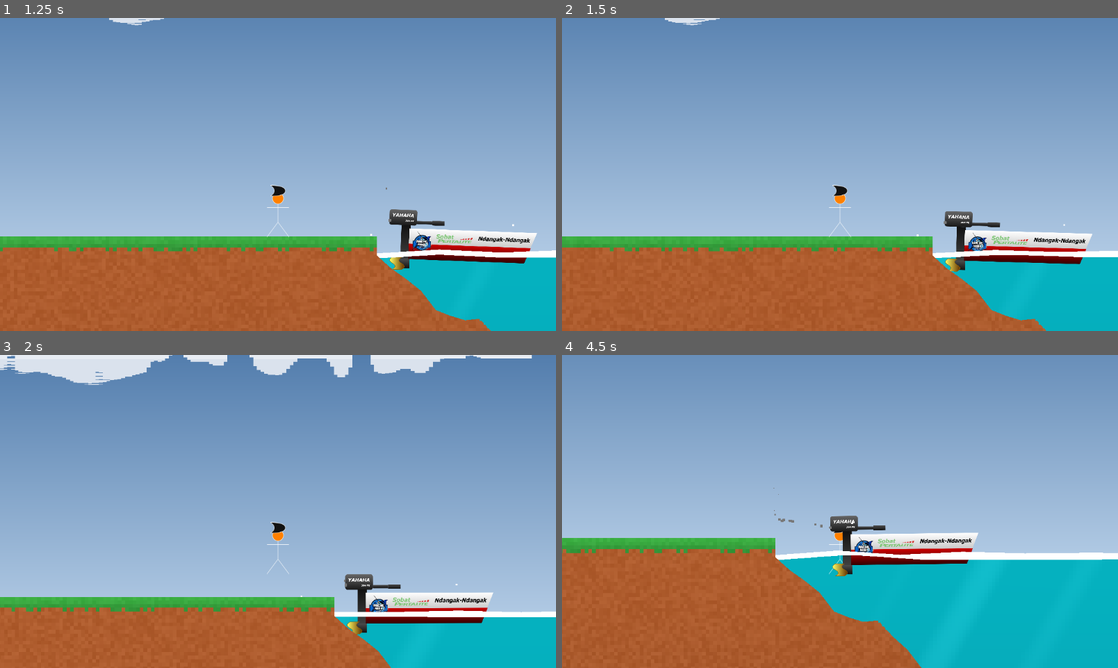
Above: before the commit, frames 1-4 (two rows, left to right).
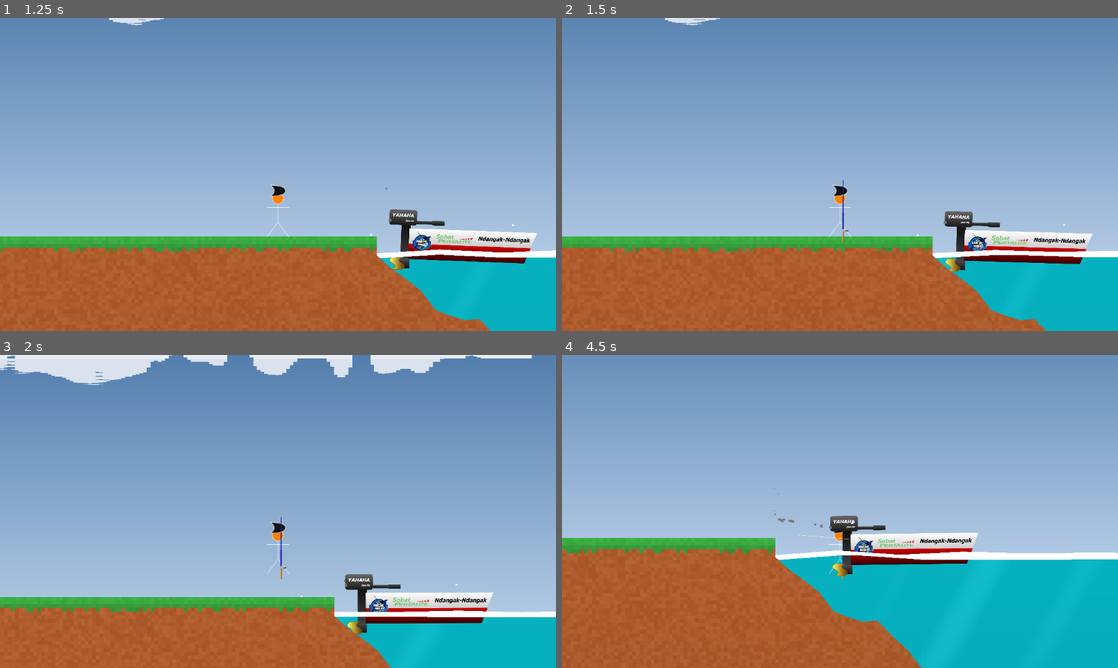
Above: after the commit, the same moments.

Repository: shitodcy/finding-sobron
Game: Godot game, scene res://scenes/main menu/main_menu.tscn
Same seed, same stepped clock (60 frames per second), same inputs: the game is played once before the commit and once after it. Sound files missing from this copy of the repository are replaced by a short silence.
Inputs:
- Up to frame 1 (1.25 s): click "Start Game" at 0.5 s
- Up to frame 2 (1.5 s): hold D (move_right) from 1.28 s (still down); hold Shift (cast, bound only after the commit) from 1.28 s (still down)
- Up to frame 3 (2 s): keep holding D (move_right); keep holding Shift (cast, bound only after the commit); tap Space (cast, bound only before the commit) at 1.55 s
- Up to frame 4 (4.5 s): release Shift (cast, bound only after the commit) at 2.03 s; tap Space (cast, bound only before the commit) at 2.1, 3.8 s; tap E (interact) at 2.3, 2.85 s; release D (move_right) at 2.78 s; hold A (move_left) 2.78-3.53 s; hold Shift (cast, bound only after the commit) 2.78-3.53 s; hold D (move_right) from 3.53 s (still down); tap Shift (cast, bound only after the commit) at 3.6 s; hold Space (cast, bound only before the commit) from 4.28 s (still down)

Frame 1 is identical in both runs. In frame 2, less than 0.1% of the frame differs, in the area x 50-52%, y 51-72%; in frame 3, less than 0.1%; in frame 4, 0.2%, in the area x 38-100%, y 44-100%.

Commit message:
menambahkan mekanisme cast

Diff:
--- a/project.godot
+++ b/project.godot
@@ -38,7 +38,7 @@
 }
 cast={
 "deadzone": 0.2,
-"events": [Object(InputEventKey,"resource_local_to_scene":fa …(140 unchanged characters)… d":false,"keycode":0,"physical_keycode":32,"key_label":0,"unicode":32,"location":0,"echo":false,"script":null)
+"events": [Object(InputEventKey,"resource_local_to_scene":fa …(140 unchanged characters)… d":false,"keycode":0,"physical_keycode":4194325,"key_label":0,"unicode":0,"location":0,"echo":false,"script":null)
 ]
 }
 jump={
--- a/scenes/gameplay/gameplay.tscn
+++ b/scenes/gameplay/gameplay.tscn
@@ -12,6 +12,7 @@
 [ext_resource type="Script" uid="uid://dkugl8gxu7jpv" path="res://scripts/ocean_mesh_foreground.gd" id="12_fgmesh"]
 [ext_resource type="Material" path="res://materials/sky_gradient.tres" id="13_sky"]
 [ext_resource type="PackedScene" uid="uid://ckjvgrj5x77bq" path="res://scenes/hud/hud.tscn" id="13_td3fc"]
+[ext_resource type="PackedScene" uid="uid://csjjt8ksjmhwp" path="res://scenes/lure/lure.tscn" id="14_216mg"]
 [ext_resource type="Material" path="res://materials/procedural_dirt.tres" id="14_dirt"]
 
 [sub_resource type="RectangleShape2D" id="RectangleShape2D_0owhc"]
@@ -148,6 +149,13 @@
 
 [node name="HUD" parent="." unique_id=692969924 instance=ExtResource("13_td3fc")]
 
+[node name="FishingLine" type="Line2D" parent="." unique_id=780133755]
+texture_filter = 1
+width = 1.0
+default_color = Color(0.9999996, 0.9855903, 0.79384863, 0.7411765)
+
+[node name="Lure" parent="." unique_id=1859527408 instance=ExtResource("14_216mg")]
+
 [connection signal="pressed" from="HUD/Control/PutarBalikButton" to="Boat" method="trigger_u_turn"]
 
 [editable path="HUD"]
--- a/scenes/lure/lure.tscn
+++ b/scenes/lure/lure.tscn
@@ -1,6 +1,8 @@
 [gd_scene format=3 uid="uid://csjjt8ksjmhwp"]
 
 [ext_resource type="Script" uid="uid://cc137ychgd4c7" path="res://scripts/lure.gd" id="1_pm8ng"]
+
+[sub_resource type="CapsuleShape2D" id="CapsuleShape2D_pm8ng"]
 
 [node name="Lure" type="Node2D" unique_id=1859527408]
 script = ExtResource("1_pm8ng")
@@ -10,3 +12,4 @@
 [node name="Area2D" type="Area2D" parent="." unique_id=938987730]
 
 [node name="CollisionShape2D" type="CollisionShape2D" parent="Area2D" unique_id=1056518502]
+shape = SubResource("CapsuleShape2D_pm8ng")
--- a/scenes/player/fisherman.tscn
+++ b/scenes/player/fisherman.tscn
@@ -2,6 +2,7 @@
 
 [ext_resource type="Texture2D" uid="uid://c3sa4kd86jx8j" path="res://assets/sprites/fisherman/fisherman-test.png" id="1_qi4p5"]
 [ext_resource type="Script" uid="uid://7ixit0isp5t5" path="res://scripts/fisherman.gd" id="1_s4xb6"]
+[ext_resource type="Texture2D" uid="uid://ccd3itndym82y" path="res://assets/sprites/fishing rod/fishing-rod-1-test.png" id="3_p01dp"]
 
 [sub_resource type="CapsuleShape2D" id="CapsuleShape2D_s4xb6"]
 radius = 27.0
@@ -19,3 +20,9 @@
 [node name="Camera2D" type="Camera2D" parent="." unique_id=149483639]
 position = Vector2(0, -100)
 zoom = Vector2(0.76, 0.76)
+
+[node name="DummyRod" type="Sprite2D" parent="." unique_id=367699997]
+visible = false
+position = Vector2(15, 0)
+scale = Vector2(0.3148148, 0.11078428)
+texture = ExtResource("3_p01dp")
--- a/scripts/fish.gd
+++ b/scripts/fish.gd
@@ -8,5 +8,22 @@
 
 var fish_intrest := 0.0
 var detect_radius := 120.0
+var current_state := State.IDLE
+var lure_node: Node2D = null
 
-var current_state := State.IDLE
+func _physics_process(delta: float) -> void:
+	if lure_node == null:
+		return
+
+	var lure_position = lure_node.global_position
+	var distance_to_lure = global_position.distance_to(lure_position)
+
+	if distance_to_lure < detect_radius:
+		var distance_score = 1.0 - (distance_to_lure / detect_radius)
+		fish_intrest += distance_score * delta * 10.0
+		current_state = State.FOLLOWING
+
+	if fish_intrest < 30.0:
+		current_state = State.IDLE
+	elif fish_intrest >= 100.0:
+		current_state = State.STRIKE
--- a/scripts/fisherman.gd
+++ b/scripts/fisherman.gd
@@ -70,7 +70,7 @@
 	if direction != 0:
 		$Sprite2D.flip_h = direction < 0
 
-	if Input.is_action_just_pressed("jump") and is_on_floor():
+	if Input.is_action_just_pressed("jump") and is_on_floor() and standing_boat == null:
 		velocity.y = jump_force
 
 	if Input.is_action_just_pressed("interact") and nearby_boat != null:
@@ -113,32 +113,19 @@
 	current_state = PlayerState.ON_FOOT
 	current_boat = null
 
-	# ── Temporary Collision Bypass ──
-	# The player exits at the boat's ExitPoint, but spawning with collision
-	# enabled can cause the player to physically bump the boat, transferring
-	# momentum and creating a ghost-throttle impulse.
-	#
-	# Solution: zero out collision layers for 0.2s so the player phases out
-	# cleanly, then restore them via timer.
 	collision_layer = 0
 	collision_mask = 0
 	if has_node("CollisionShape2D"):
 		$CollisionShape2D.set_deferred("disabled", false)
 
-	# Restore collision after a short grace period
 	get_tree().create_timer(0.2).timeout.connect(_restore_collision)
 
-	# Transfer only horizontal momentum — kill vertical to prevent fall damage.
-	# This treats positive AND negative velocity identically (symmetric).
 	velocity = Vector2(boat_momentum.x * 0.9, -50.0)
 
-	# Do NOT call move_and_slide() — let the next physics frame handle it
-	# with collision already in the correct bypass state.
-
+# PASTIKAN BARIS DI BAWAH INI BERADA DI PALING KIRI (TIDAK MASUK KE DALAM INDENTASI exit_boat)
 func _restore_collision() -> void:
 	collision_layer = 1
 	collision_mask = 1
-
 # ── DECK AREA CALLBACKS (called by boat.gd) ──
 
 func _on_deck_entered(boat_node) -> void:
--- a/scripts/gameplay.gd
+++ b/scripts/gameplay.gd
@@ -9,46 +9,99 @@
 	RESULT
 }
 
-#var current_stateaeda = State.SAILING
-#
-#@onready var lure = $Lure
-#
-## Variable Casting Joran Pancing
-#var cast_power := 0.0
-#var max_cast_power := 600.0
-#var charging := false
-#
-## Hold Space Untuk Mulai Casting
-#func _process(delta):
-	#if current_state != State.SAILING:
-		#return
-	#
-	#if Input.is_action_just_pressed("cast"):
-		#charging = true
-		#cast_power = 0
-	#
-	#if Input.is_action_just_pressed("cast") and charging:
-		#cast_power += 500 * delta
-		#cast_power =  min(cast_power, max_cast_power)
-	#
-	#if Input.is_action_just_released("cast") and charging:
-		#charging = false
-		#start_cast()
-#
-## Mulai Casting
-#func start_cast():
-	#current_state = State.CASTING
-	#
-	#lure.global_position = $Boat.global_position
-	#
-	#lure.velocity = Vector2(
-		#cast_power,
-		#-200
-	#)
-	#
-	#await get_tree().create_timer(0.5).timeout
-	#
-	#current_state = State.SINKING
-	#
-	#lure.velocity = Vector2.ZERO
-	#lure.is_sinking = true
+var current_state = State.SAILING
+
+var cast_power := 0.0
+var max_cast_power := 600.0
+var charging := false
+
+@onready var lure = get_node_or_null("Lure")
+@onready var fisherman = get_node_or_null("Fisherman")
+@onready var fishing_line = get_node_or_null("FishingLine")
+
+func _ready():
+	# --- DEBUGGING NODE SAAT GAME MULAI ---
+	if fisherman == null:
+		print("ERROR SYSTEM: Node 'Fisherman' tidak ditemukan di dalam Scene Tree!")
+	if lure == null:
+		print("ERROR SYSTEM: Node 'Lure' tidak ditemukan di dalam Scene Tree!")
+	if fishing_line == null:
+		print("ERROR SYSTEM: Node 'FishingLine' tidak ditemukan di dalam Scene Tree!")
+
+	if lure: lure.visible = false
+	if fishing_line: fishing_line.visible = false
+	print("Sistem Memancing Siap. Silakan tekan tombol Cast (Spasi/M).")
+
+func _process(delta):
+	# Update visual tali
+	if current_state in [State.CASTING, State.SINKING, State.RETRIEVE, State.STRIKE]:
+		update_fishing_line()
+	else:
+		if fishing_line:
+			fishing_line.visible = false
+		if fisherman and fisherman.has_node("DummyRod") and not charging:
+			fisherman.get_node("DummyRod").visible = false
+
+	if current_state != State.SAILING:
+		return
+
+	if lure == null or fisherman == null:
+		return
+
+	# --- SYARAT KAPAL DIMATIKAN SEMENTARA UNTUK TESTING ---
+	# (Sekarang Anda bisa memancing meskipun sedang berdiri di daratan)
+	# if fisherman.standing_boat == null or fisherman.current_state == fisherman.PlayerState.DRIVING:
+	#	return
+
+	# Deteksi tombol
+	if Input.is_action_just_pressed("cast"):
+		print("TOMBOL CAST DITEKAN! Memulai ancang-ancang...")
+		charging = true
+		cast_power = 0.0
+
+		if fisherman.has_node("DummyRod"):
+			var dummy_rod = fisherman.get_node("DummyRod")
+			dummy_rod.visible = true
+			dummy_rod.flip_h = fisherman.get_node("Sprite2D").flip_h
+			dummy_rod.position.x = -15 if dummy_rod.flip_h else 15
+		else:
+			print("WARNING: Node 'DummyRod' belum ditambahkan ke dalam karakter Fisherman!")
+
+	if Input.is_action_pressed("cast") and charging:
+		cast_power += 500 * delta
+		cast_power = min(cast_power, max_cast_power)
+
+	if Input.is_action_just_released("cast") and charging:
+		print("TOMBOL DILEPAS! Melempar umpan dengan kekuatan: ", cast_power)
+		charging = false
+		start_cast()
+
+func start_cast():
+	current_state = State.CASTING
+	lure.visible = true
+
+	var is_facing_left = fisherman.get_node("Sprite2D").flip_h
+	var throw_direction = -1 if is_facing_left else 1
+
+	lure.global_position = fisherman.global_position + Vector2(15 * throw_direction, -15)
+	lure.velocity = Vector2(cast_power * throw_direction, -200)
+
+	await get_tree().create_timer(0.5).timeout
+
+	current_state = State.SINKING
+	lure.velocity = Vector2.ZERO
+	lure.is_sinking = true
+
+func update_fishing_line():
+	if not fishing_line or not lure or not fisherman:
+		return
+
+	fishing_line.visible = true
+	fishing_line.clear_points()
+
+	var is_facing_left = fisherman.get_node("Sprite2D").flip_h
+	var rod_tip_offset = Vector2(-25, -25) if is_facing_left else Vector2(25, -25)
+	var rod_tip_position = fisherman.global_position + rod_tip_offset
+
+	fishing_line.add_point(rod_tip_position)
+	fishing_line.add_point(lure.global_position)
--- a/scripts/lure.gd
+++ b/scripts/lure.gd
@@ -1,13 +1,13 @@
 extends Node2D
 
 var velocity := Vector2.ZERO
-
-# Fase Umpan Tenggelam
 var sink_speed := 120.0
 var is_sinking := false
 
 func _physics_process(delta):
-	position += velocity * delta
+	# Menggerakkan posisi proyektil (melayang di udara atau tarik umpan)
+	global_position += velocity * delta
 
+	# Tenggelam lurus ke bawah saat masuk air
 	if is_sinking:
-		position.y += sink_speed * delta
+		global_position.y += sink_speed * delta
